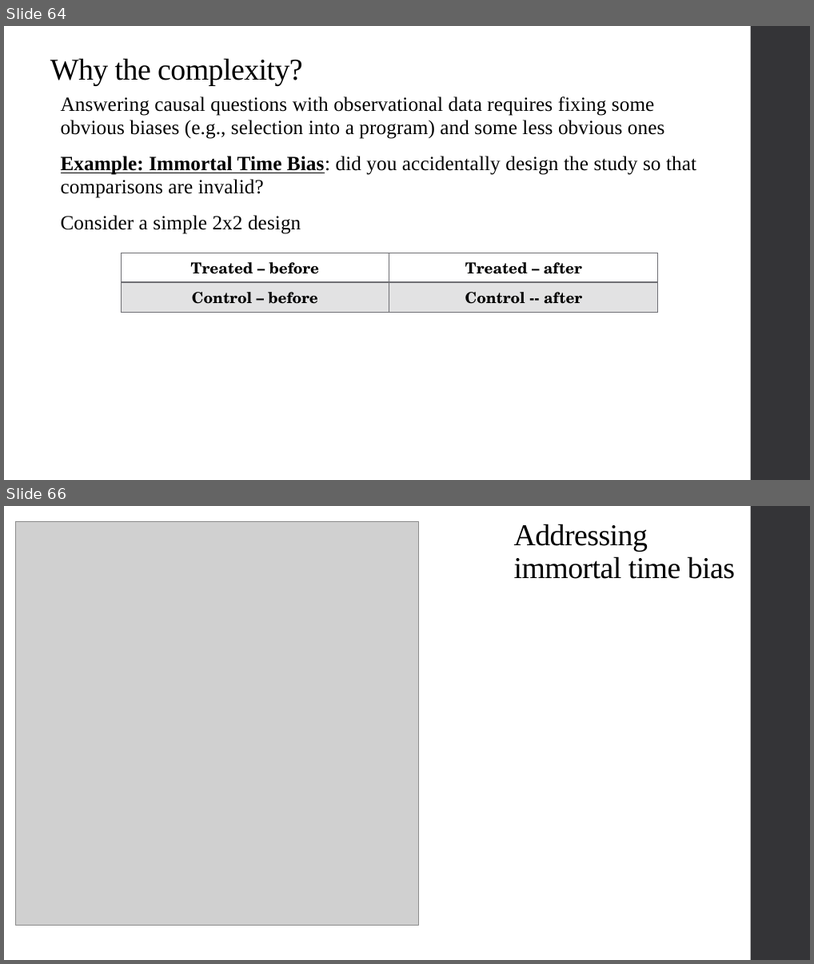
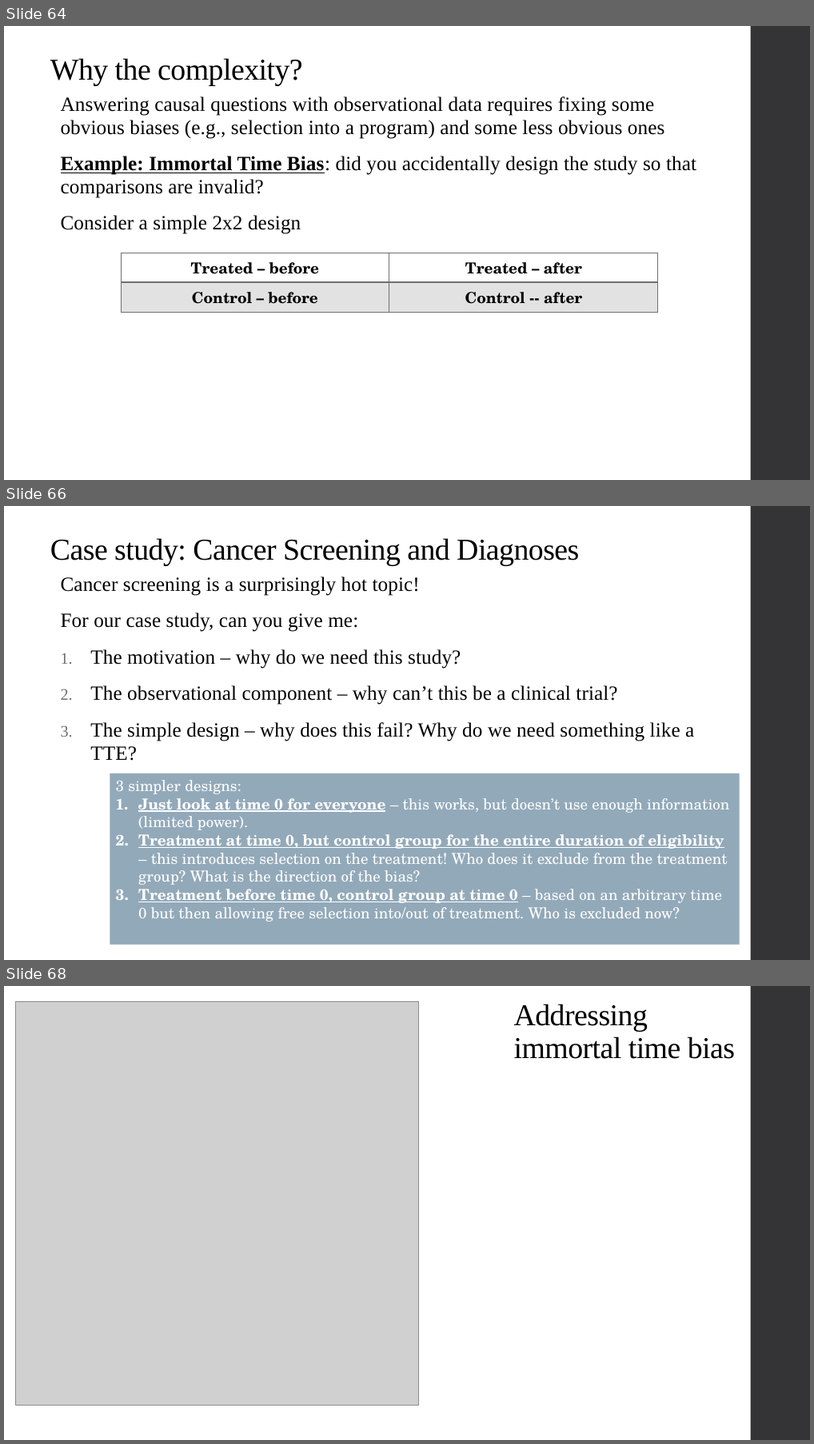
Before and after one commit to alex-hoagland/HAD5744, a slide deck: Lecture05_DataCleaning/Lecture5_DataCleaning-ResearchDesign.pptx. Shown one above the other, each under a label of ours: slides 64 and 66 before the commit, slides 64, 66 and 68 after it; the slides between them are not shown. The pictures are 814x964 and 814x1444 pixels, drawn with LibreOffice and Linux fonts; fonts in the diff are those of the drawing; grey boxes stand for pictures. Boxes give left, top, right and bottom in pixels: in the first picture for what was removed or moved away, otherwise in the second. Text is boxed around its words. In the diff, an @@ line names an element or a change of style, - is before the commit and + after.

```diff
--- a/Lecture05_DataCleaning/Lecture5_DataCleaning-ResearchDesign.pptx
+++ b/Lecture05_DataCleaning/Lecture5_DataCleaning-ResearchDesign.pptx
@@ slide 66 added at [4, 506, 810, 960], background #FFFFFF; not listed: 1 template element that a slide beside it also shows @@
@@ title added at [50, 538, 579, 566], 36 pt, text #000000 @@
+Case study: Cancer Screening and Diagnoses
@@ text added at [61, 576, 694, 760], 24 pt, text #000000 @@
+Cancer screening is a surprisingly hot topic!
+For our case study, can you give me:
+1. The motivation – why do we need this study?
+2. The observational component – why can’t this be a clinical trial?
+3. The simple design – why does this fail? Why do we need something like a TTE?
@@ rectangle added at [110, 773, 740, 944], fill #92A9B9, 18 pt, text #FFFFFF @@
+3 simpler designs:
+1. Just look at time 0 for everyone – this works, but doesn’t use enough information (limited power).
+2. Treatment at time 0, but control group for the entire duration of eligibility – this introduces selection on the treatment! Who does it exclude from the treatment group? What is the direction of the bias?
+3. Treatment before time 0, control group at time 0 – based on an arbitrary time 0 but then allowing free selection into/out of treatment. Who is excluded now?
@@ what was slide 66 is now slide 68 @@
```
Also in this commit, not shown: 1 other slide added, 1 other file.
